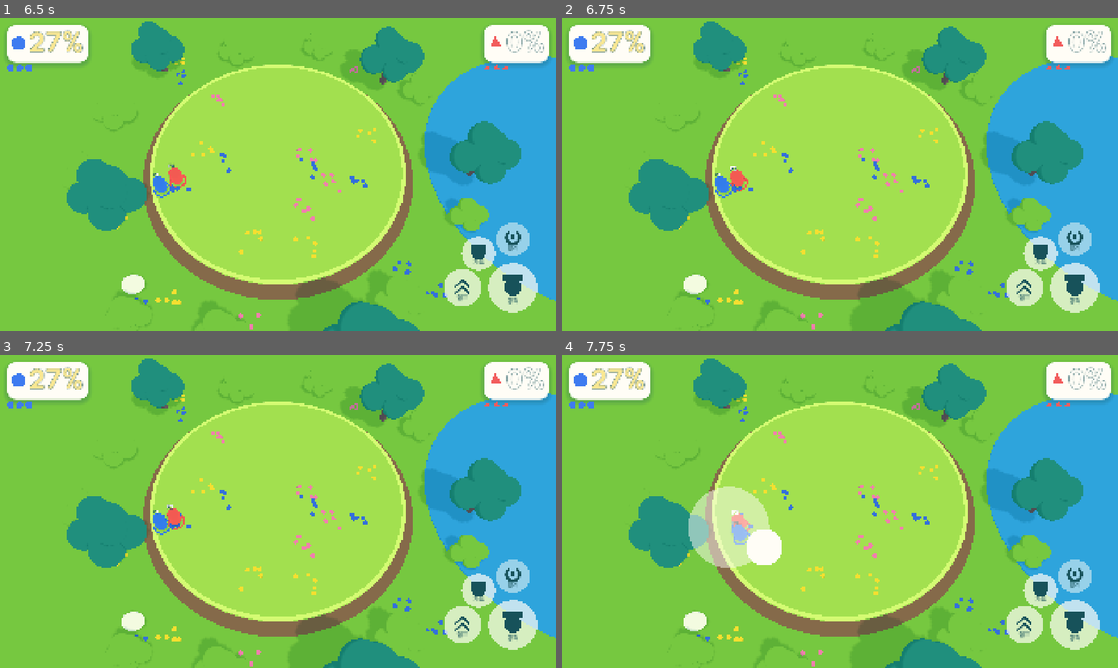
Above: before the commit, frames 1-4 (two rows, left to right).
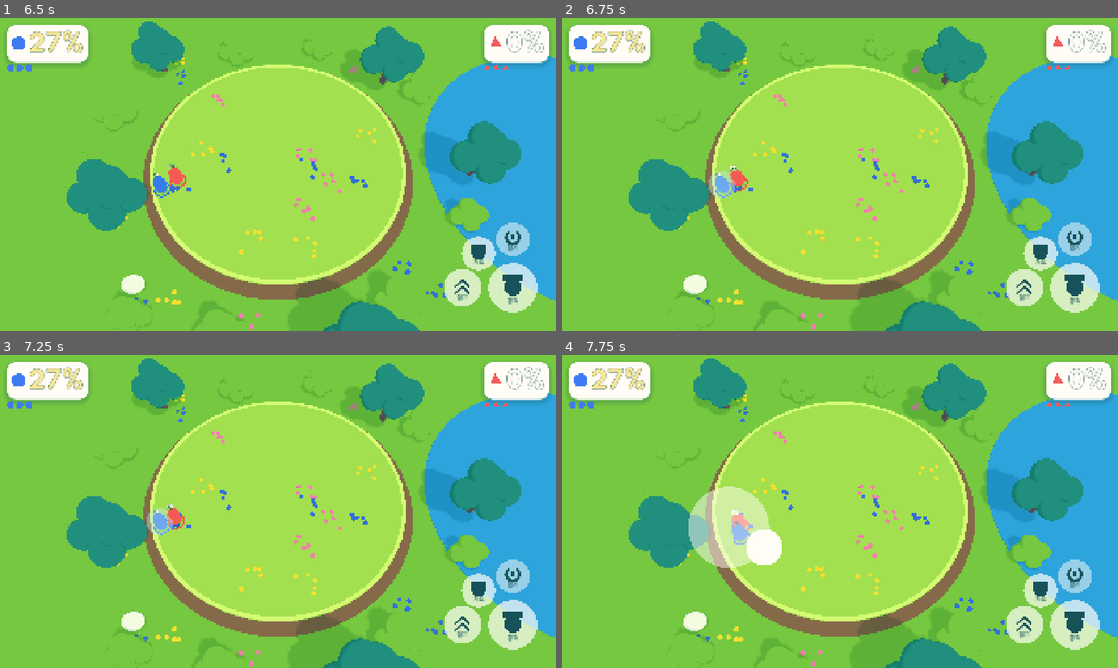
Above: after the commit, the same moments.

Repository: UICHEOL-HWANG/TheBrawlGuys
Game: Godot game, scene res://src/main/main.tscn
The game is run twice, just before and just after one commit, with the same random seed, the same clock (stepped at 60 frames per second) and the same inputs.
Inputs (mouse positions are in pixels of both pictures, inside the frame that each line leads up to):
- Up to frame 1 (6.5 s): tap Enter (ui_accept) at 0.5 s; move the mouse to (400, 158) at 0.52 s; hold D (p1_right) 0.53-1.25 s; tap U (p1_grab) at 0.6 s; click (400, 158) at 0.67 s; tap Space (p1_jump) at 0.77, 3.77 s; drag from (166, 190) to (250, 237) at 1.27 s; move the mouse to (333, 105) at 2.02 s; hold D (p1_right) 2.03-2.75 s; hold K (p1_heavy) 2.03-2.75 s; drag from (250, 237) to (111, 127) at 2.77 s; move the mouse to (444, 221) at 3.52 s; hold A (p1_left) 3.53-4.25 s; hold Shift 3.53-4.25 s; drag from (111, 127) to (194, 96) at 4.27 s; move the mouse to (305, 174) at 5.02 s; hold S (p1_down) 5.03-5.75 s; tap Ctrl at 5.1 s; click (305, 174) at 5.17 s; drag from (194, 96) to (166, 190) at 5.77 s
- Up to frame 2 (6.75 s): tap Enter (ui_accept) at 6.5 s; move the mouse to (962, 158) at 6.52 s; hold W (p1_up) from 6.53 s (still down); hold L (p1_guard) from 6.53 s (still down)
- Up to frame 3 (7.25 s): keep holding W (p1_up); keep holding L (p1_guard); tap Space (p1_jump) at 6.77 s
- Up to frame 4 (7.75 s): release W (p1_up) at 7.25 s; release L (p1_guard) at 7.25 s; drag from (728, 527) to (812, 574) at 7.27 s

Frame 1 is identical in both runs. In frame 2, 0.3% of the frame differs, in the area x 26-32%, y 48-58%; in frame 3, 0.3%; in frame 4, nothing differs.

Commit message:
feat: add guard bubble and grab target hint
Co-Authored-By: Claude Sonnet 5.5 <noreply@anthropic.com>

Diff:
--- a/src/render/fighter_view.gd
+++ b/src/render/fighter_view.gd
@@ -19,6 +19,8 @@
 const DOT_RADIUS := 0.06
 const DOT_SPACING := 0.16
 const DOT_GAP := 0.25
+const BUBBLE_RADIUS_RATIO := 0.62
+const WOBBLE_SQUASH := Vector3(1.12, 0.88, 1.12)
 
 var _config: GameConfig
 var _body: MeshInstance3D
@@ -27,6 +29,7 @@
 var _held: MeshInstance3D
 var _held_kind: int = Fighter.NONE
 var _dots: Array[MeshInstance3D] = []
+var _bubble: MeshInstance3D
 
 
 func setup(index: int, config: GameConfig) -> void:
@@ -82,6 +85,16 @@
 		add_child(dot)
 		_dots.append(dot)
 
+	var sphere := SphereMesh.new()
+	sphere.radius = config.fighter_height * BUBBLE_RADIUS_RATIO
+	sphere.height = sphere.radius * 2.0
+	_bubble = MeshInstance3D.new()
+	_bubble.mesh = sphere
+	_bubble.material_override = ToonMaterials.translucent(DS.GUARD_BUBBLE)
+	_bubble.position.y = config.fighter_height * 0.5
+	_bubble.visible = false
+	add_child(_bubble)
+
 
 func apply(prev: Dictionary, curr: Dictionary, alpha: float, tick: int) -> void:
 	if int(curr["state"]) == Fighter.State.KO:
@@ -93,6 +106,18 @@
 	rotation.y = Collision.yaw_of(facing)
 	_body.visible = blink_visible(int(curr["invuln_ticks"]), tick, _config)
 	_show_item(int(curr.get("item_kind", Fighter.NONE)), int(curr.get("item_uses", 0)))
+	_bubble.visible = int(curr["state"]) == Fighter.State.GUARD
+
+
+## Soap-bubble wobble when a guarded hit lands (DS-VFX-02).
+func wobble() -> void:
+	_bubble.scale = WOBBLE_SQUASH
+	var tw := create_tween()
+	tw.tween_property(_bubble, "scale", Vector3.ONE, DS.MOTION_SQUISH).set_trans(Tween.TRANS_ELASTIC).set_ease(Tween.EASE_OUT)
+
+
+func bubble_visible() -> bool:
+	return _bubble.visible
 
 
 func _show_item(kind: int, uses: int) -> void:
--- /dev/null
+++ b/src/render/grab_hint.gd
@@ -0,0 +1,48 @@
+class_name GrabHint
+extends Node3D
+## "Grab can act on this" marker (design.md DS-VFX-02): a petal-yellow ring pulsing softly on
+## the ground under the item or fighter the local player's grab button would take.
+
+const RING_INNER_RATIO := 1.2
+const RING_OUTER_RATIO := 1.5
+const RING_FLATTEN := 0.06
+const RING_LIFT := 0.03
+const PULSE_HZ := 1.5
+const PULSE_SCALE := 0.1
+
+var _ring: MeshInstance3D
+var _time: float = 0.0
+
+
+func setup(config: GameConfig) -> void:
+	var torus := TorusMesh.new()
+	torus.inner_radius = config.fighter_radius * RING_INNER_RATIO
+	torus.outer_radius = config.fighter_radius * RING_OUTER_RATIO
+	_ring = MeshInstance3D.new()
+	_ring.mesh = torus
+	_ring.material_override = ToonMaterials.toon(DS.PETAL_YELLOW)
+	_ring.position.y = RING_LIFT
+	_ring.scale = Vector3(1.0, RING_FLATTEN, 1.0)
+	add_child(_ring)
+	visible = false
+
+
+func show_at(pos: Vector3) -> void:
+	position = Vector3(pos.x, 0.0, pos.z)
+	visible = true
+
+
+func hide_hint() -> void:
+	visible = false
+
+
+func is_shown() -> bool:
+	return visible
+
+
+func _process(delta: float) -> void:
+	if not visible or _ring == null:
+		return
+	_time += delta
+	var s := 1.0 + PULSE_SCALE * sin(_time * TAU * PULSE_HZ)
+	_ring.scale = Vector3(s, RING_FLATTEN, s)
--- a/src/ui/theme/tokens.gd
+++ b/src/ui/theme/tokens.gd
@@ -40,6 +40,9 @@
 const UI_SURFACE_70 := Color("#FFFDF6B3")
 ## Soft ground shadows under falling boxes (design.md DS-VIS-05): deep teal at 40%.
 const GROUND_SHADOW := Color("#17525A66")
+
+## Guard bubble (design.md DS-VFX-02): sky at 40%, a soap bubble around the guarding fighter.
+const GUARD_BUBBLE := Color("#C4E8F666")
 
 # --- Players (always paired with a shape, DS-VIS-03) ---
 const P1 := Color("#3E7BF0")
--- a/tests/unit/test_fighter_view.gd
+++ b/tests/unit/test_fighter_view.gd
@@ -66,3 +66,17 @@
 	var none := _fighter_view_data(Fighter.NONE, 0)
 	v.apply(none, none, 1.0, 2)
 	assert_false(v.held_visible())
+
+
+func test_guard_bubble_follows_the_guard_state() -> void:
+	var v := FighterView.new()
+	add_child_autofree(v)
+	v.setup(0, GameConfig.new())
+	var guard := _fighter_view_data(Fighter.NONE, 0)
+	guard["state"] = Fighter.State.GUARD
+	v.apply(guard, guard, 1.0, 0)
+	assert_true(v.bubble_visible())
+	v.wobble()
+	var idle := _fighter_view_data(Fighter.NONE, 0)
+	v.apply(idle, idle, 1.0, 1)
+	assert_false(v.bubble_visible())
--- /dev/null
+++ b/tests/unit/test_grab_hint.gd
@@ -0,0 +1,13 @@
+extends GutTest
+
+
+func test_show_and_hide() -> void:
+	var hint := GrabHint.new()
+	add_child_autofree(hint)
+	hint.setup(GameConfig.new())
+	assert_false(hint.is_shown())
+	hint.show_at(Vector3(2, 0, 3))
+	assert_true(hint.is_shown())
+	assert_eq(Vector2(hint.position.x, hint.position.z), Vector2(2, 3))
+	hint.hide_hint()
+	assert_false(hint.is_shown())
Not shown, added: src/render/grab_hint.gd.uid
Not shown, added: tests/unit/test_grab_hint.gd.uid
